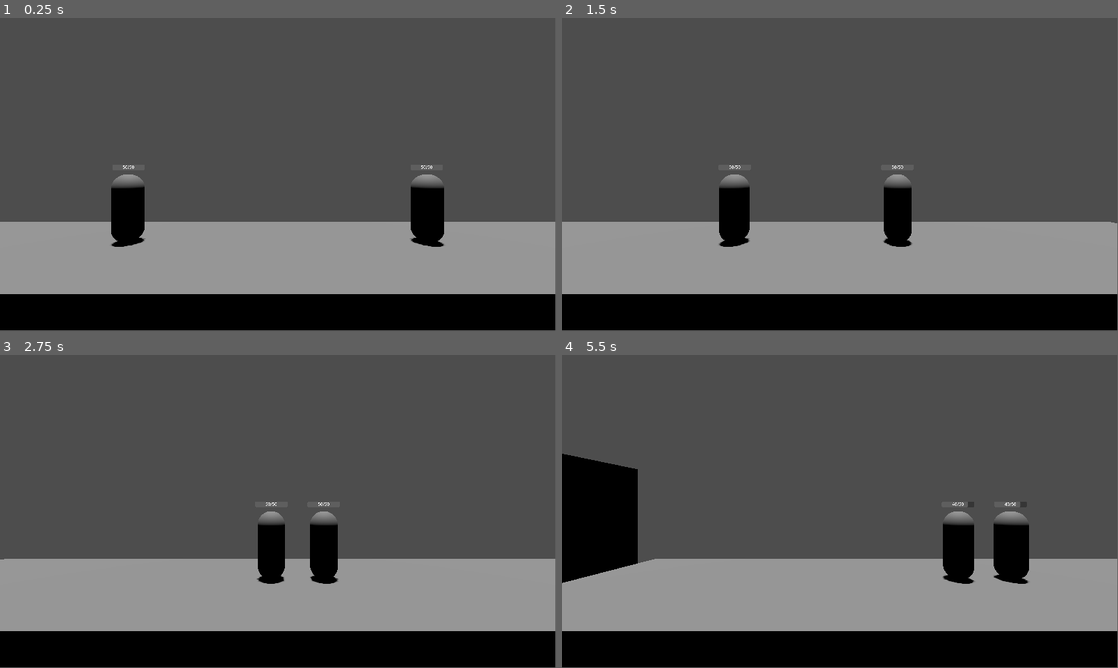
Above: before the commit, frames 1-4 (two rows, left to right).
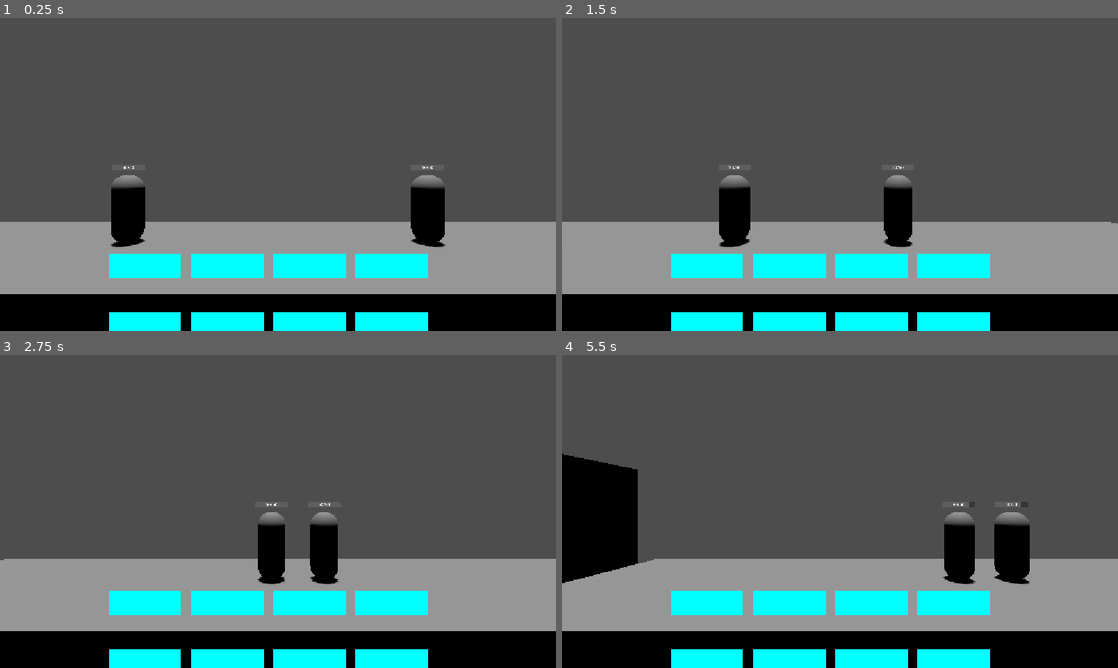
Above: after the commit, the same moments.

Repository: sheepdotcom/tbb-recreation
Game: Godot game, scene res://main.tscn
Same seed, same stepped clock (60 frames per second), same inputs: the game is played once before the commit and once after it.
Inputs:
- Up to frame 1 (0.25 s): no input
- Up to frame 2 (1.5 s): hold D (move_right) 0.53-1.28 s; hold Shift (camera_speed_down) 0.53-1.28 s; hold A (move_left) from 1.28 s (still down); tap Ctrl (camera_speed_up) at 1.35 s
- Up to frame 3 (2.75 s): release A (move_left) at 2.03 s; hold D (move_right) from 2.03 s (still down); hold Shift (camera_speed_down) from 2.03 s (still down)
- Up to frame 4 (5.5 s): release Shift (camera_speed_down) at 2.78 s; tap Ctrl (camera_speed_up) at 2.85, 4.35 s; release D (move_right) at 3.53 s; hold Shift (camera_speed_down) 3.53-4.28 s; hold A (move_left) from 3.53 s (still down); hold Shift (camera_speed_down) from 5.03 s (still down)
In our replay, the window is 799x449 before the commit and 800x450 after it. These sizes can differ from the game's own. Grey fills any space a smaller window leaves; there, only what the larger window draws over its background counts as a difference.

The runs differ from the first frame. In frame 1, 7.5% of the frame differs, in the area x 19-100%, y 0-100%; in frame 2, 7.4%; in frame 3, 7.4%; in frame 4, 7.6%, in the area x 0-100%, y 0-100%.

Commit message:
i'm trying my best, ui is always a pain

Diff:
--- a/battler.gd
+++ b/battler.gd
@@ -4,9 +4,10 @@
 
 # the default stuff here is referencing the stats of Battler, he is the default (obviously)
 # battler id; only normal battlers exist right now
-@export var id := BattlerEnums.ID.BATTLER
-# is the battler in their alt form (not implemented yet)
-@export var is_alt := false
+@export var id := BattlerEnums.ID.BATTLER:
+	set(value):
+		id = value
+		_update_id()
 # is the battler an enemy
 @export var is_enemy := false:
 	set(value):
@@ -64,6 +65,11 @@
 		is_dying = value
 		_update_untargettable()
 
+# disables this things attack function, letting the battler's component handle the entire attack function
+var uses_custom_attack := false:
+	set(value):
+		uses_custom_attack = value
+
 var abilities: int = 0 # abilities (bit flag)
 
 var hitbox: HitboxComponent
--- a/battler.tscn
+++ b/battler.tscn
@@ -19,49 +19,38 @@
 [sub_resource type="SphereShape3D" id="SphereShape3D_8njye"]
 radius = 3.0
 
-[node name="Battler" type="CharacterBody3D"]
+[node name="Battler" type="CharacterBody3D" unique_id=577338451]
 script = ExtResource("1_7jvhn")
-id = null
-is_alt = null
-is_enemy = null
-max_health = null
-armor = null
-resistance = null
 damage = 10
-attack_rate = null
-attack_range = null
-walkspeed = null
-windup = null
-pre_windup = null
 
-[node name="Pivot" type="Node3D" parent="."]
+[node name="Pivot" type="Node3D" parent="." unique_id=1532767645]
 
-[node name="MeshInstance3D" type="MeshInstance3D" parent="Pivot"]
+[node name="MeshInstance3D" type="MeshInstance3D" parent="Pivot" unique_id=1661415346]
 mesh = SubResource("CapsuleMesh_6qqko")
 
-[node name="CollisionShape3D" type="CollisionShape3D" parent="."]
+[node name="CollisionShape3D" type="CollisionShape3D" parent="." unique_id=1973664017]
 shape = SubResource("BoxShape3D_7jvhn")
 
-[node name="HitboxComponent" parent="." node_paths=PackedStringArray("parent", "health_component") instance=ExtResource("5_8ey71")]
+[node name="HitboxComponent" parent="." unique_id=916447590 node_paths=PackedStringArray("parent", "health_component") instance=ExtResource("5_8ey71")]
 parent = NodePath("..")
 health_component = NodePath("../HealthComponent")
 shape = SubResource("CapsuleShape3D_8ey71")
 
-[node name="RangeDetectionComponent" parent="." node_paths=PackedStringArray("hitbox_component", "range_area") instance=ExtResource("5_5muag")]
+[node name="RangeDetectionComponent" parent="." unique_id=1943372935 node_paths=PackedStringArray("hitbox_component", "range_area") instance=ExtResource("5_5muag")]
 hitbox_component = NodePath("../HitboxComponent")
 range_area = NodePath("../RangeArea")
 
-[node name="RangeArea" type="Area3D" parent="."]
+[node name="RangeArea" type="Area3D" parent="." unique_id=289395791]
 
-[node name="CollisionShape3D" type="CollisionShape3D" parent="RangeArea"]
+[node name="CollisionShape3D" type="CollisionShape3D" parent="RangeArea" unique_id=1670472753]
 shape = SubResource("SphereShape3D_8njye")
 debug_color = Color(0.6804357, 0.2994788, 1, 0.41960785)
 
-[node name="HealthComponent" parent="." node_paths=PackedStringArray("parent") instance=ExtResource("5_e88s5")]
+[node name="HealthComponent" parent="." unique_id=1962432587 node_paths=PackedStringArray("parent") instance=ExtResource("5_e88s5")]
 transform = Transform3D(1, 0, 0, 0, 1, 0, 0, 0, 1, 0, 3, 0)
 parent = NodePath("..")
 
-[node name="AttackTimer" type="Timer" parent="."]
+[node name="AttackTimer" type="Timer" parent="." unique_id=1121245334]
 process_callback = 0
 one_shot = true
 
--- a/game.gd
+++ b/game.gd
@@ -1,6 +1,21 @@
 extends Node
 
 class_name Game
+
+@export var parent: Node3D:
+	set(value):
+		assert(value != null)
+		parent = value
+
+@export var stage_select_container: Container:
+	set(value):
+		assert(value != null)
+		stage_select_container = value
+
+@export var unit_container: Node2D:
+	set(value):
+		assert(value != null)
+		unit_container = value
 
 @export var chapter := GameEnums.Chapter.BrickBattle
 @export var stage := 1:
@@ -12,11 +27,74 @@
 
 var in_stage := false
 
+var battler_scene = preload("res://battler.tscn")
+
 func _ready() -> void:
+	assert(parent != null)
+	assert(stage_select_container != null)
+	assert(unit_container != null)
+
+	get_viewport().size_changed.connect(_on_viewport_size_changed)
+
 	for v in GameEnums.Chapter.values():
 		# auto add every chapter with a saved stage of 1, except if the export vars are set to some value use that for that specific chapter
 		saved_stages[v] = stage if v == chapter else 1
 
+	add_unit_buttons()
 
-func spawn_unit(unit: BattlerEnums.ID):
-	pass
+
+# dynamically do it i guess idk how fully but whatever
+func fill_stage_select_container():
+	# TODO: figure out what the best way to store EVERY SINGLE STAGE (name, magnification, enemy cycle oh no)
+	for i in range(30):
+		var button = BaseButton.new()
+		button.custom_minimum_size = Vector2(100, 100)
+		button.size_flags_horizontal = Control.SIZE_SHRINK_CENTER
+		button.size_flags_vertical = Control.SIZE_SHRINK_CENTER
+
+		# TODO: Add a texture or something
+		var rect = ColorRect.new()
+		rect.size = Vector2(100, 100)
+		rect.color = Color(1, 1, 1, 1) if i%2==0 else Color(0, 0, 0, 1)
+
+		button.add_child(rect)
+		stage_select_container.add_child(button)
+
+
+func add_unit_buttons():
+	var button_size = Vector2(150, 50)
+	var button_spacing = Vector2(20, 20)
+	var container_half_height = 100
+
+	for i in range(8):
+		var button = BaseButton.new()
+		button.custom_minimum_size = button_size
+		button.size_flags_horizontal = Control.SIZE_SHRINK_CENTER
+		button.size_flags_vertical = Control.SIZE_SHRINK_CENTER
+
+		button.position.x = ((button_size.x + button_spacing.x) * ((i % 4) - 2)) - (button_spacing.x / 2)
+		@warning_ignore("integer_division") # stupid you need this ugh
+		button.position.y = -container_half_height + ((((i / 4) * 2) - 1) * (button_size.y + (button_spacing.y / 2)))
+
+		var rect = ColorRect.new()
+		rect.size = button_size
+		rect.color = Color.AQUA
+
+		button.add_child(rect)
+		unit_container.add_child(button)
+
+
+func spawn_unit(id: BattlerEnums.ID, is_enemy: bool):
+	var battler: Battler = battler_scene.instantiate()
+
+	battler.is_enemy = is_enemy
+	battler.id = id
+
+	parent.add_child(battler)
+
+
+func _on_viewport_size_changed():
+	var visible_rect = get_viewport().get_visible_rect()
+
+	unit_container.position.x = visible_rect.size.x / 2
+	unit_container.position.y = visible_rect.size.y
--- a/game.tscn
+++ b/game.tscn
@@ -4,5 +4,3 @@
 
 [node name="Game" type="Node" unique_id=1276485015]
 script = ExtResource("1_80nbo")
-chapter = null
-stage = null
--- a/main.tscn
+++ b/main.tscn
@@ -2,7 +2,6 @@
 
 [ext_resource type="Script" uid="uid://bomx5rvrt7be0" path="res://game_camera.gd" id="1_h2yge"]
 [ext_resource type="PackedScene" uid="uid://csx1b2pkuiepw" path="res://battler.tscn" id="1_ig7tw"]
-[ext_resource type="Script" uid="uid://dvf2e7obmiyv4" path="res://game.gd" id="1_lquwl"]
 [ext_resource type="PackedScene" uid="uid://b3qag1q82vrpw" path="res://base.tscn" id="2_0xm2m"]
 [ext_resource type="PackedScene" uid="uid://cc51omjwfolvc" path="res://game.tscn" id="2_7mycd"]
 
@@ -13,12 +12,12 @@
 size = Vector3(60, 2, 13)
 
 [node name="Main" type="Node3D" unique_id=1660283457]
-script = ExtResource("1_lquwl")
 metadata/_custom_type_script = "uid://dvf2e7obmiyv4"
 
-[node name="Game" parent="." unique_id=51641545 instance=ExtResource("2_7mycd")]
-chapter = 0
-stage = 1
+[node name="Game" parent="." unique_id=51641545 node_paths=PackedStringArray("parent", "stage_select_container", "unit_container") instance=ExtResource("2_7mycd")]
+parent = NodePath("..")
+stage_select_container = NodePath("../StageSelectMenu/ScrollContainer/StageSelectContainer")
+unit_container = NodePath("../CanvasLayer/UnitContainer")
 
 [node name="Camera3D" type="Camera3D" parent="." unique_id=39553709]
 transform = Transform3D(1, 0, 0, 0, 1, 0, 0, 0, 1, 0, 5, 15)
@@ -40,32 +39,11 @@
 
 [node name="Battler" parent="." unique_id=1225888144 instance=ExtResource("1_ig7tw")]
 transform = Transform3D(1, 0, 0, 0, 1, 0, 0, 0, 1, 12, 2.5, 0)
-id = 1
-is_alt = false
-is_enemy = false
-max_health = 50
-armor = 0
-resistance = 0
-attack_rate = 2.2
-attack_range = 3
-walkspeed = 4.0
-windup = 0.15
-pre_windup = 0.53
 
 [node name="Battler2" parent="." unique_id=729808136 instance=ExtResource("1_ig7tw")]
 transform = Transform3D(1, 0, 0, 0, 1, 0, 0, 0, 1, -12, 2.5, 0)
 velocity = Vector3(-4, 0, 0)
-id = 1
-is_alt = false
 is_enemy = true
-max_health = 50
-armor = 0
-resistance = 0
-attack_rate = 2.2
-attack_range = 3
-walkspeed = 4.0
-windup = 0.15
-pre_windup = 0.53
 
 [node name="BaseEnemy" parent="." unique_id=1985858901 instance=ExtResource("2_0xm2m")]
 transform = Transform3D(1, 0, 0, 0, 1, 0, 0, 0, 1, -34.5, 4.5, 0)
@@ -73,3 +51,21 @@
 
 [node name="BaseFriendly" parent="." unique_id=253309866 instance=ExtResource("2_0xm2m")]
 transform = Transform3D(1, 0, 0, 0, 1, 0, 0, 0, 1, 34.5, 4.5, 0)
+
+[node name="StageSelectMenu" type="CanvasLayer" parent="." unique_id=1963713568]
+
+[node name="ScrollContainer" type="ScrollContainer" parent="StageSelectMenu" unique_id=926706711]
+anchors_preset = 10
+anchor_right = 1.0
+offset_bottom = 100.0
+grow_horizontal = 2
+size_flags_horizontal = 4
+
+[node name="StageSelectContainer" type="HBoxContainer" parent="StageSelectMenu/ScrollContainer" unique_id=214959859]
+layout_mode = 2
+theme_override_constants/separation = 8
+
+[node name="CanvasLayer" type="CanvasLayer" parent="." unique_id=1910531797]
+
+[node name="UnitContainer" type="Node2D" parent="CanvasLayer" unique_id=1379139107]
+position = Vector2(576, 648)
--- a/project.godot
+++ b/project.godot
@@ -18,6 +18,11 @@
 run/main_scene="uid://c4iphwqipm4bb"
 config/features=PackedStringArray("4.6", "Mobile")
 config/icon="res://icon.svg"
+
+[display]
+
+window/stretch/mode="canvas_items"
+window/stretch/aspect="expand"
 
 [input]
 
Not shown, changed: TODO.txt
Not shown: 1 places in battler.tscn that only renumber resources
